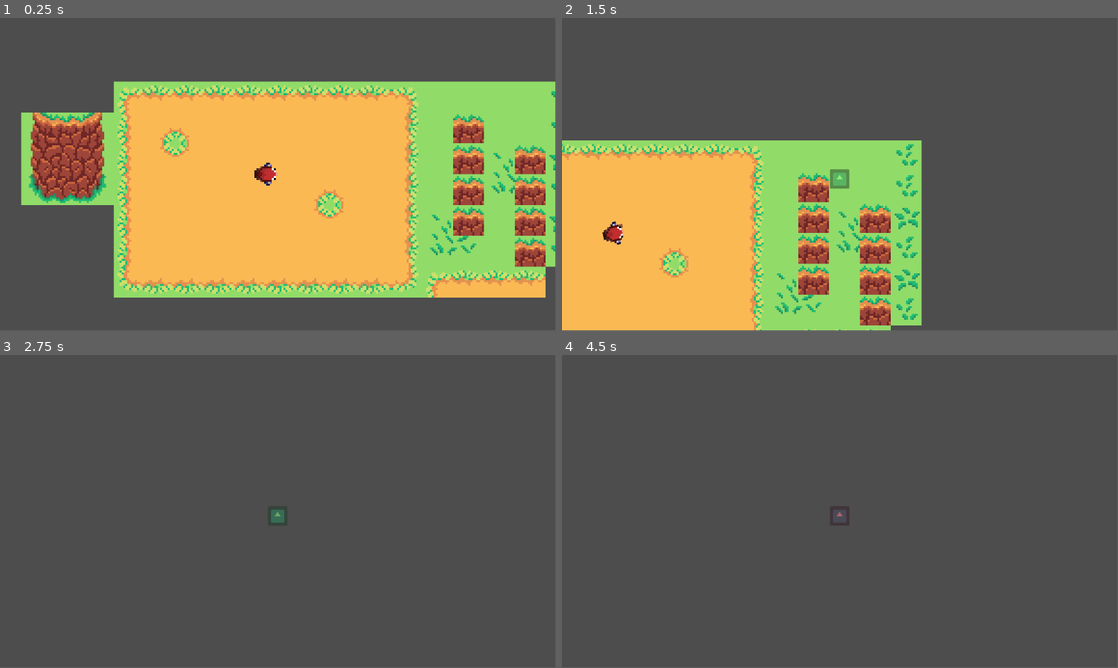
Above: before the commit, frames 1-4 (two rows, left to right).
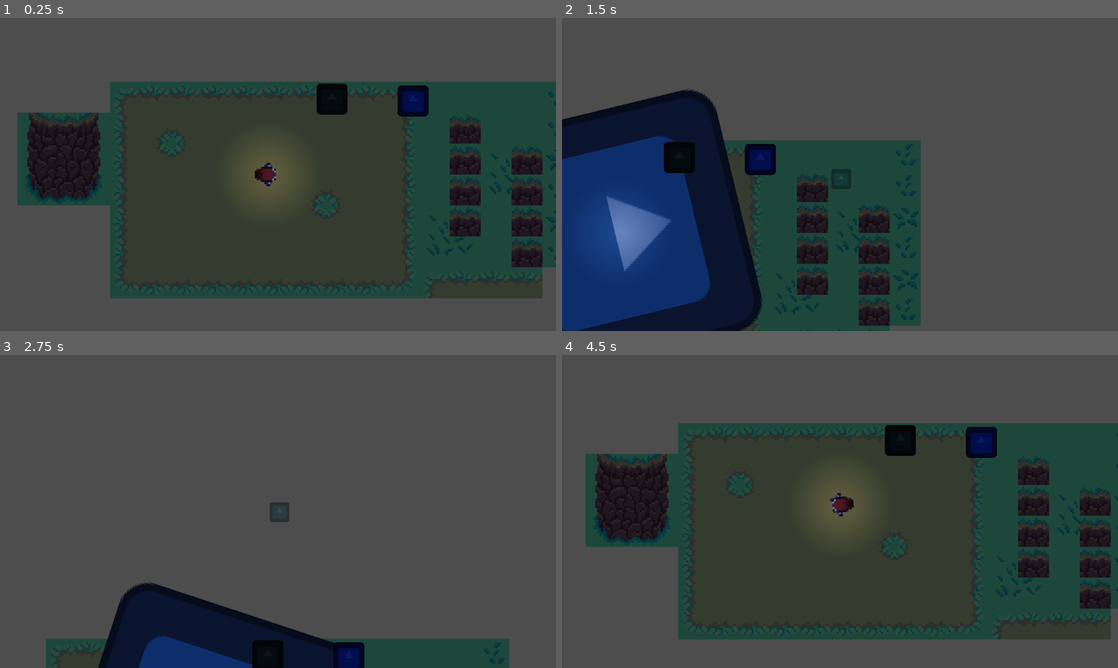
Above: after the commit, the same moments.

Repository: X-ppresso/Untitled-Gnome-Game
Game: Godot game, scene res://Scenes/Game testing.tscn
Same seed, same stepped clock (60 frames per second), same inputs: the game is played once before the commit and once after it. The engine's default icon, where the game draws it, is replaced by a stand-in: a white triangle on a blue panel in a dark square.
Inputs (mouse positions are in pixels of both pictures, inside the frame that each line leads up to):
- Up to frame 1 (0.25 s): no input
- Up to frame 2 (1.5 s): move the mouse to (962, 158) at 0.52 s; hold D (right) 0.53-1.28 s; hold 1 (Ability_1) 0.53-1.28 s; tap 2 (Ability_2) at 0.8, 1.35 s; move the mouse to (812, 174) at 1.27 s; hold W (up) from 1.28 s (still down)
- Up to frame 3 (2.75 s): keep holding W (up); tap Shift (run) at 1.55 s; move the mouse to (289, 505) at 2.02 s; hold Shift (run) from 2.03 s (still down); tap 1 (Ability_1) at 2.3 s
- Up to frame 4 (4.5 s): keep holding W (up); move the mouse to (834, 514) at 2.77 s; release Shift (run) at 2.78 s; tap 1 (Ability_1) at 2.85 s; tap 2 (Ability_2) at 3.05 s; move the mouse to (878, 514) at 3.52 s; hold 2 (Ability_2) 3.53-4.28 s; tap Shift (run) at 3.8 s; move the mouse to (795, 508) at 4.27 s; click (795, 508) at 4.35 s
In our replay, the window is 799x449 before the commit and 800x450 after it. These sizes can differ from the game's own. Grey fills any space a smaller window leaves; there, only what the larger window draws over its background counts as a difference.

The runs differ from the first frame. In frame 1, 60% of the frame differs, in the area x 3-100%, y 20-90%; in frame 2, 43%; in frame 3, 12%; in frame 4, 58%.

Commit message:
0.0.3
added skill 1 range limiting thing, setting up for a bunch of other stuff too

Diff:
--- a/Scenes/Dobby.tscn
+++ b/Scenes/Dobby.tscn
@@ -104,7 +104,34 @@
 "speed": 8.0
 }]
 
+[sub_resource type="SpriteFrames" id="SpriteFrames_t2rhf"]
+animations = [{
+"frames": [{
+"duration": 1.0,
+"texture": ExtResource("4_vrg6x")
+}],
+"loop": true,
+"name": &"default",
+"speed": 5.0
+}]
+
+[sub_resource type="WorldBoundaryShape2D" id="WorldBoundaryShape2D_pdmct"]
+distance = -100.0
+
+[sub_resource type="WorldBoundaryShape2D" id="WorldBoundaryShape2D_p4ojk"]
+normal = Vector2(0, 1)
+distance = -100.0
+
+[sub_resource type="WorldBoundaryShape2D" id="WorldBoundaryShape2D_1i7us"]
+normal = Vector2(-1, 0)
+distance = -100.0
+
+[sub_resource type="WorldBoundaryShape2D" id="WorldBoundaryShape2D_2b8od"]
+normal = Vector2(1, 0)
+distance = -100.0
+
 [node name="Dobby" type="CharacterBody2D"]
+position = Vector2(2, 0)
 collision_mask = 3
 script = ExtResource("1_7y735")
 distraction_dummy_scene = ExtResource("2_1nwm4")
@@ -113,14 +140,43 @@
 [node name="CollisionShape2D" type="CollisionShape2D" parent="."]
 shape = SubResource("CircleShape2D_3gn5t")
 
-[node name="AnimatedSprite2D" type="AnimatedSprite2D" parent="."]
+[node name="Dobby_anim" type="AnimatedSprite2D" parent="."]
 position = Vector2(3.8147e-06, -1.90735e-06)
 rotation = 1.5708
 sprite_frames = SubResource("SpriteFrames_v3p6a")
 animation = &"idle"
 
+[node name="disguise" type="AnimatedSprite2D" parent="."]
+visible = false
+sprite_frames = SubResource("SpriteFrames_t2rhf")
+
 [node name="Illusion cooldown" type="Timer" parent="."]
 wait_time = 10.0
 one_shot = true
 
+[node name="Disguise cooldown" type="Timer" parent="."]
+wait_time = 20.0
+
+[node name="Disguise timer" type="Timer" parent="."]
+wait_time = 3.0
+one_shot = true
+
+[node name="disguiserange" type="Area2D" parent="."]
+collision_layer = 16
+collision_mask = 16
+
+[node name="bottomlimit" type="CollisionShape2D" parent="disguiserange"]
+shape = SubResource("WorldBoundaryShape2D_pdmct")
+
+[node name="toplimit" type="CollisionShape2D" parent="disguiserange"]
+shape = SubResource("WorldBoundaryShape2D_p4ojk")
+
+[node name="rightlimit" type="CollisionShape2D" parent="disguiserange"]
+shape = SubResource("WorldBoundaryShape2D_1i7us")
+
+[node name="left limit" type="CollisionShape2D" parent="disguiserange"]
+shape = SubResource("WorldBoundaryShape2D_2b8od")
+
 [connection signal="timeout" from="Illusion cooldown" to="." method="_on_illusion_cooldown_timeout"]
+[connection signal="timeout" from="Disguise cooldown" to="." method="_on_disguise_cooldown_timeout"]
+[connection signal="timeout" from="Disguise timer" to="." method="_on_disguise_timer_timeout"]
--- a/Scenes/Game testing.tscn
+++ b/Scenes/Game testing.tscn
@@ -1,7 +1,9 @@
-[gd_scene load_steps=5 format=4 uid="uid://cr6jwkjad8sgo"]
+[gd_scene load_steps=7 format=4 uid="uid://cr6jwkjad8sgo"]
 
 [ext_resource type="PackedScene" uid="uid://v6t73n2jf2xb" path="res://Scenes/Dobby.tscn" id="1_36c1k"]
+[ext_resource type="Texture2D" uid="uid://wvk8laydvfvw" path="res://Shaders/2d_lights_and_shadows_neutral_po.jpg" id="2_hw3uu"]
 [ext_resource type="Texture2D" uid="uid://cro76n3qdjt7w" path="res://Tilemap/Tileset.png" id="2_ps0ox"]
+[ext_resource type="PackedScene" uid="uid://c4nnkyvx66n27" path="res://Scenes/NPC.tscn" id="3_pkual"]
 
 [sub_resource type="TileSetAtlasSource" id="TileSetAtlasSource_sagmi"]
 texture = ExtResource("2_ps0ox")
@@ -265,9 +267,21 @@
 position_smoothing_enabled = true
 position_smoothing_speed = 8.0
 
+[node name="PointLight2D" type="PointLight2D" parent="Dobby"]
+scale = Vector2(0.22, 0.22)
+energy = 0.2
+texture = ExtResource("2_hw3uu")
+
 [node name="TileMapLayer" type="TileMapLayer" parent="."]
-light_mask = 4
-visibility_layer = 4
 z_index = -1
 tile_map_data = PackedByteArray("AAD/////AAABAAEAAAAAAP//AAABAAEAAAABAP//AAABAAEAAAABAAAAAAADAAAAAAAAAAAAAAABAAEAAAD//w …(1728 unchanged characters)…
 tile_set = SubResource("TileSet_e00td")
+
+[node name="NPC 1" parent="." instance=ExtResource("3_pkual")]
+position = Vector2(77, -38)
+
+[node name="NPC 2" parent="." instance=ExtResource("3_pkual")]
+position = Vector2(35, -39)
+
+[node name="CanvasModulate" type="CanvasModulate" parent="."]
+color = Color(0.205509, 0.325576, 0.558649, 1)
--- /dev/null
+++ b/Scenes/Game_Over.tscn
@@ -0,0 +1,24 @@
+[gd_scene format=3 uid="uid://bwb1sm8j0jt65"]
+
+[node name="Game_Over" type="CanvasLayer"]
+
+[node name="TextureButton" type="TextureButton" parent="."]
+offset_left = 473.0
+offset_top = 412.0
+offset_right = 793.0
+offset_bottom = 484.0
+
+[node name="Panel" type="Panel" parent="."]
+modulate = Color(0.729412, 0.811765, 1, 1)
+offset_left = -28.0
+offset_top = -14.0
+offset_right = 1178.0
+offset_bottom = 668.0
+
+[node name="Label" type="Label" parent="."]
+offset_left = 338.0
+offset_top = 109.0
+offset_right = 802.0
+offset_bottom = 216.0
+theme_override_font_sizes/font_size = 72
+text = "RIP skill issue"
--- /dev/null
+++ b/Scenes/NPC.tscn
@@ -0,0 +1,31 @@
+[gd_scene load_steps=5 format=3 uid="uid://c4nnkyvx66n27"]
+
+[ext_resource type="Script" path="res://Scripts/npc.gd" id="1_83bud"]
+[ext_resource type="Texture2D" uid="uid://catobeqal1lod" path="res://icon.svg" id="1_jhmmp"]
+
+[sub_resource type="SpriteFrames" id="SpriteFrames_ywt3o"]
+animations = [{
+"frames": [{
+"duration": 1.0,
+"texture": ExtResource("1_jhmmp")
+}],
+"loop": true,
+"name": &"default",
+"speed": 5.0
+}]
+
+[sub_resource type="CircleShape2D" id="CircleShape2D_7eugv"]
+
+[node name="CharacterBody2D" type="CharacterBody2D"]
+collision_layer = 9
+collision_mask = 9
+script = ExtResource("1_83bud")
+colors = [Color(0.467976, 0.188291, 0.150983, 1), Color(0.346661, 0.561399, 0.308457, 1), Color(0.160784, 0.290196, 0.705882, 1), Color(0.316087, 0.247726, 0.12872, 1), Color(0.585062, 0.585062, 0.585062, 1)]
+interact_name = "Steal"
+
+[node name="AnimatedSprite2D" type="AnimatedSprite2D" parent="."]
+scale = Vector2(0.125, 0.125)
+sprite_frames = SubResource("SpriteFrames_ywt3o")
+
+[node name="CollisionShape2D" type="CollisionShape2D" parent="."]
+shape = SubResource("CircleShape2D_7eugv")
--- /dev/null
+++ b/Scenes/Steal.tscn
@@ -0,0 +1,11 @@
+[gd_scene format=3 uid="uid://moqn0qu4uati"]
+
+[node name="Node2D" type="Node2D"]
+
+[node name="Area2D" type="Area2D" parent="."]
+
+[node name="CollisionShape2D" type="CollisionShape2D" parent="Area2D"]
+
+[node name="Label" type="Label" parent="."]
+offset_right = 40.0
+offset_bottom = 23.0
--- a/Scenes/illusion.tscn
+++ b/Scenes/illusion.tscn
@@ -19,10 +19,10 @@
 
 [node name="Illusion" type="Area2D"]
 collision_layer = 16
-collision_mask = 18
+collision_mask = 10
 script = ExtResource("1_t3jq6")
 
-[node name="AnimatedSprite2D" type="AnimatedSprite2D" parent="."]
+[node name="Illusion_idle" type="AnimatedSprite2D" parent="."]
 scale = Vector2(0.08, 0.08)
 sprite_frames = SubResource("SpriteFrames_s5a5l")
 animation = &"new_animation"
--- /dev/null
+++ b/Scenes/illusionbutton.tscn
@@ -0,0 +1,26 @@
+[gd_scene format=3 uid="uid://b2or17h15yhe4"]
+
+[node name="Illusionbutton" type="TextureButton"]
+anchors_preset = 15
+anchor_right = 1.0
+anchor_bottom = 1.0
+grow_horizontal = 2
+grow_vertical = 2
+
+[node name="TextureProgressBar" type="TextureProgressBar" parent="."]
+modulate = Color(1, 1, 1, 0.803922)
+layout_mode = 0
+offset_right = 40.0
+offset_bottom = 40.0
+fill_mode = 3
+
+[node name="Timer" type="Timer" parent="TextureProgressBar"]
+one_shot = true
+
+[node name="MarginContainer" type="MarginContainer" parent="."]
+layout_mode = 0
+offset_right = 40.0
+offset_bottom = 40.0
+
+[node name="Label" type="Label" parent="MarginContainer"]
+layout_mode = 2
--- a/Scenes/placement_camera.tscn
+++ b/Scenes/placement_camera.tscn
@@ -2,3 +2,6 @@
 
 [node name="Camera2D" type="Camera2D"]
 zoom = Vector2(4, 4)
+process_callback = 0
+limit_smoothed = true
+editor_draw_limits = true
--- a/Scripts/Dobby.gd
+++ b/Scripts/Dobby.gd
@@ -2,9 +2,6 @@
 
 # Movement speed of the character in pixels per second.
 @export var speed = 200
-
-# multiplier speed klo lari
-@export var run_speed_multiplier = 1.75
 
 # How quickly the character speeds up. Higher values are more responsive.
 @export var acceleration = 10
@@ -21,12 +18,14 @@
 	# Set the target velocity based on input and speed.
 	var target_velocity: Vector2 = direction * speed
 
-	if Input.is_action_pressed("run") and is_moving:
-		$AnimatedSprite2D.play("run")
-	elif is_moving: # Check if any directional input is being pressed
-		$AnimatedSprite2D.play("walk")
-	else:
-		$AnimatedSprite2D.play("idle") # Stop animation if no relevant input
+	if Input.is_action_pressed("run") and is_moving and not is_placing_distraction:
+		$Dobby_anim.play("run")
+	elif is_moving and not is_placing_distraction: # Check if any directional input is being pressed
+		$Dobby_anim.play("walk")
+	elif is_placing_distraction:
+		$Dobby_anim.play("cast")
+	else:
+		$Dobby_anim.play("idle") # Stop animation if no relevant input
 
 
 	# Smooth the velocity using lerp.
@@ -50,12 +49,13 @@
 
 @export var distraction_dummy_scene: PackedScene # Assign your DistractionDummy.tscn here
 @export var placement_camera_scene: PackedScene # A separate Camera2D scene for placement
-@export var placement_range: float = 300.0 # Max pixel distance to place the dummy
+@export var placement_range: float = 120.0 # Max pixel distance to place the dummy
 @export var distraction_duration: float = 10.0 # How long the dummy lasts (in seconds)
 
 var illusion_in_cooldown: bool = false
 var disguise_in_cooldown: bool = false
 var is_placing_distraction: bool = false
+var is_in_disguise: bool = false
 var preview_dummy: Node2D = null
 var placement_camera: Camera2D = null
 var original_camera: Camera2D = null # Store a reference to the player's normal camera
@@ -70,15 +70,20 @@
 	player_movement_component = self
 
 func _input(event):
-	if event.is_action_pressed("Ability_1") and not is_placing_distraction and not illusion_in_cooldown:
+	if event.is_action_pressed("Ability_1") and not is_placing_distraction and not illusion_in_cooldown and not is_in_disguise:
 		start_placement_mode()
 	elif event.is_action_pressed("Ability_1") and illusion_in_cooldown:
 		print("sabar ajg")
+	elif event.is_action_pressed("Ability_1") and is_in_disguise:
+		print("tak bole campur skill bang hehe")
 	elif is_placing_distraction:
 		if event.is_action_pressed("Confirm"):
 			confirm_placement()
 		elif event.is_action_pressed("Cancel"):
 			end_placement_mode()
+	if event.is_action_pressed("Ability_2") and not is_placing_distraction and not disguise_in_cooldown:
+		enter_disguise_mode()
+
 
 	#if event.is_action_pressed("Ability_2") and not is_placing_distraction:
 		#start_disguise()
@@ -88,10 +93,15 @@
 		update_placement_preview()
 		handle_placement_camera_movement(delta)
 
+var player_start_placement_pos: Vector2
+
+
 func start_placement_mode():
 	is_placing_distraction = true
 
-	$AnimatedSprite2D.play("cast")
+	$Dobby_anim.play("cast")
+
+	player_start_placement_pos = global_position # Your player's actual global position
 
 	#get_tree().paused = true
 	Input.set_mouse_mode(Input.MOUSE_MODE_CAPTURED) # Hide and capture mouse for camera movement
@@ -149,7 +159,18 @@
 	if Input.is_action_pressed("left"): move_direction.x -= 1
 	if Input.is_action_pressed("right"): move_direction.x += 1
 
-	placement_camera.global_position += move_direction.normalized() * camera_move_speed * delta
+	var current_camera_pos = placement_camera.global_position
+	var new_camera_pos = current_camera_pos + move_direction.normalized() * camera_move_speed * delta
+
+	# --- CLAMPING TO A CIRCULAR RANGE ---
+	var vector_from_player_start = new_camera_pos - player_start_placement_pos
+	var current_distance = vector_from_player_start.length()
+
+	if current_distance > placement_range: # Use your existing placement_range variable
+		# Normalize the vector, scale it by the max range, and add back player's start pos
+		new_camera_pos = player_start_placement_pos + vector_from_player_start.normalized() * placement_range
+
+	placement_camera.global_position = new_camera_pos
 
 func confirm_placement():
 	if not is_instance_valid(preview_dummy):
@@ -172,8 +193,6 @@
 		actual_dummy.start_distraction(distraction_duration)
 		illusion_in_cooldown = true
 		$"Illusion cooldown".start()
-
-
 		end_placement_mode()
 	else:
 		print("Cannot place dummy here (out of range or invalid surface).")
@@ -195,6 +214,24 @@
 	if is_instance_valid(original_camera):
 		original_camera.enabled = true # Reactivate player's normal camera
 
-
 func _on_illusion_cooldown_timeout() -> void:
 	illusion_in_cooldown = false
+
+func enter_disguise_mode():
+	is_in_disguise = true
+	disguise_in_cooldown = true
+	$Dobby_anim.visible = false
+	$disguise.visible = true
+	$"Disguise timer".start()
+	$"Disguise cooldown".start()
+
+func exit_disguise_mode():
+	is_in_disguise = false
+	$Dobby_anim.visible = true
+	$disguise.visible = false
+
+func _on_disguise_timer_timeout() -> void:
+	exit_disguise_mode()
+
+func _on_disguise_cooldown_timeout() -> void:
+	disguise_in_cooldown = false
--- a/Scripts/illusion.gd
+++ b/Scripts/illusion.gd
@@ -3,7 +3,7 @@
 extends Area2D
 
 @onready var life_timer: Timer = $LifeTimer
-@onready var sprite: AnimatedSprite2D = $AnimatedSprite2D # Adjust path to your Sprite2D node
+@onready var sprite: AnimatedSprite2D = $Illusion_idle# Adjust path to your Sprite2D node
 
 @export var default_modulate: Color = Color(1, 1, 1, 1) # Opaque white
 @export var preview_valid_modulate: Color = Color(0.5, 1, 0.5, 0.5) # Semi-transparent green
@@ -42,7 +42,7 @@
 		set_collision_layer_value(5, true) # Enable PreviewDummy layer
 		set_collision_mask_value(2, true)  # Detect Walls (Layer 2)
 		# Disable detection of NPCs (Layer 4) for preview
-		set_collision_mask_value(4, false) # Assuming NPCs are Layer 4
+		set_collision_mask_value(4, true) # Assuming NPCs are Layer 4
 		monitorable = true # Should be true for collision detection
 
 		# Reset overlap counter when entering preview mode
--- /dev/null
+++ b/Scripts/npc.gd
@@ -0,0 +1,12 @@
+extends CharacterBody2D
+
+@export var colors = [Color()]
+@export var interact_name: String = ""
+@export var is_interactable = true
+
+var interact: Callable = func():
+	pass
+
+func _ready() -> void:
+	randomize()
+	modulate = colors[randi() % colors.size()]
--- a/project.godot
+++ b/project.godot
@@ -15,13 +15,19 @@
 config/features=PackedStringArray("4.3", "Forward Plus")
 config/icon="res://icon.svg"
 
+[display]
+
+window/stretch/mode="viewport"
+window/stretch/aspect="expand"
+
 [file_customization]
 
 folder_colors={
 "res://Scenes/": "red",
 "res://Scripts/": "orange",
-"res://Sprites/": "yellow",
-"res://Tilemap/": "green"
+"res://Shaders/": "yellow",
+"res://Sprites/": "green",
+"res://Tilemap/": "teal"
 }
 
 [input]
Not shown: 1 places in Scenes/Dobby.tscn that only renumber resources
Binary file added: Shaders/2d_lights_and_shadows_neutral_po.jpg
Not shown, added: Shaders/2d_lights_and_shadows_neutral_po.jpg.import
